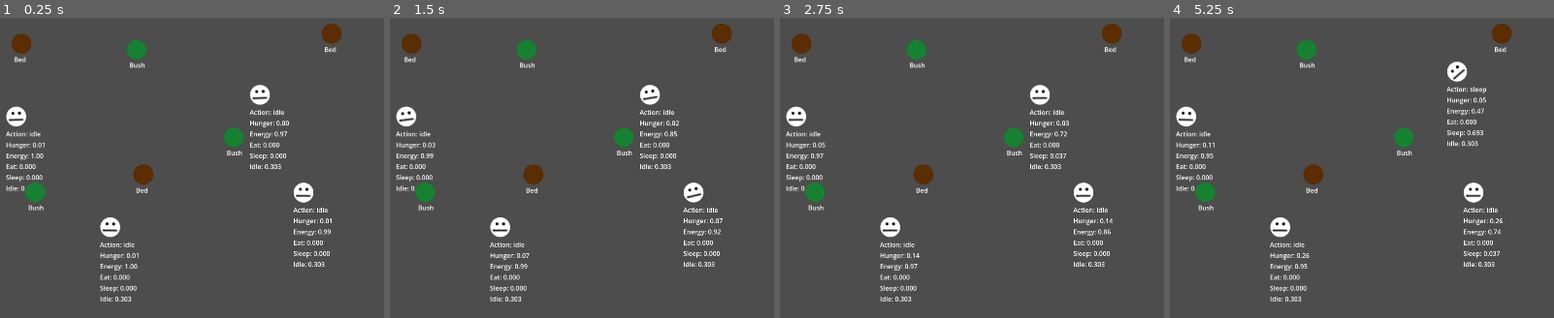
Above: before the commit, frames 1-4 (left to right).
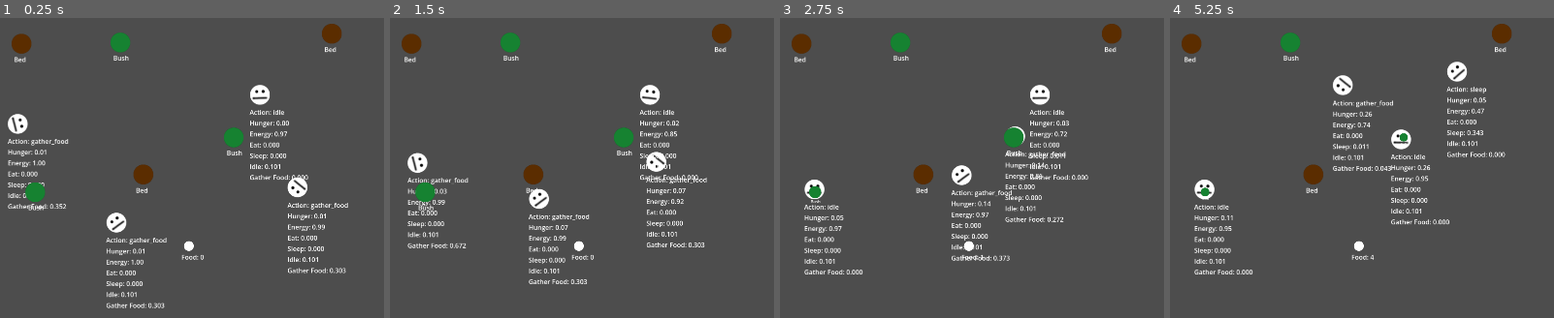
Above: after the commit, the same moments.

Repository: JKPearce/Little-Idiots-Simulator
Game: Godot game, scene res://main.tscn
The game is run twice, just before and just after one commit, with the same random seed, the same clock (stepped at 60 frames per second) and the same inputs.
Inputs:
- Up to frame 1 (0.25 s): no input
- Up to frame 2 (1.5 s): no input
- Up to frame 3 (2.75 s): no input
- Up to frame 4 (5.25 s): no input

The runs differ from the first frame. In frame 1, 5.6% of the frame differs, in the area x 1-91%, y 4-97%; in frame 2, 6.2%; in frame 3, 6.0%; in frame 4, 6.4%, in the area x 1-88%, y 4-95%.

Commit message:
Added gather_food action and storage considerations

Diff:
--- /dev/null
+++ b/entity/ai/utility/considerations/storage_has_item_consideration.gd
@@ -0,0 +1,12 @@
+extends UtilityAiConsideration
+class_name StorageHasItemConsideration
+
+@export var storage_key : String = ""
+
+
+func score() -> float:
+	if storage_key == "":
+		push_error("Storage key not set for '%s'" % name)
+		return 0.0
+
+	return 1.0 if WorldState.storage.get(storage_key, 0) > 0 else 0.0
--- /dev/null
+++ b/entity/ai/utility/considerations/storage_shortage_consideration.gd
@@ -0,0 +1,10 @@
+extends UtilityAiConsideration
+class_name StorageShortageConsideration
+
+@export var storage_key : String = ""
+@export var desired_amount := 5.0
+
+
+func score() -> float:
+	var item: int = WorldState.storage[storage_key]
+	return clampf(1.0 - item / desired_amount, 0.0, 1.0)
--- a/entity/entity.gd
+++ b/entity/entity.gd
@@ -37,12 +37,11 @@
 
 	match action_id:
 		"eat":
-			target = WorldState.get_closest_available_target("hunger", global_position, self)
+			target = WorldState.get_closest_available_target("storage", global_position, self)
 			if target == null:
 				current_action = "idle"
 				perform_action()
 				return
-			target.reserve(self)
 			current_action = action_id
 			perform_action()
 
@@ -55,6 +54,17 @@
 			target.reserve(self)
 			current_action = action_id
 			perform_action()
+
+		"gather_food":
+			target = WorldState.get_closest_available_target("hunger", global_position, self)
+			if target == null:
+				current_action = "idle"
+				perform_action()
+				return
+			target.reserve(self)
+			current_action = action_id
+			perform_action()
+
 
 		"idle":
 			if target:
--- a/entity/entity.tscn
+++ b/entity/entity.tscn
@@ -9,10 +9,13 @@
 [ext_resource type="Script" uid="uid://yjfvpd1y8evc" path="res://entity/ai/utility/utility_ai_brain.gd" id="7_ec552"]
 [ext_resource type="Script" uid="uid://dqvjl2k1slnfu" path="res://entity/ai/utility/utility_ai_action.gd" id="8_whxwk"]
 [ext_resource type="Script" uid="uid://cbdmtp5mor0ud" path="res://entity/ai/utility/considerations/hunger_consideration.gd" id="9_g2k83"]
+[ext_resource type="Script" uid="uid://b3d6ka2y5jolq" path="res://entity/ai/utility/utility_ai_aggregration.gd" id="10_wrmdn"]
 [ext_resource type="Script" uid="uid://cslegcksrqln2" path="res://entity/ai/utility/considerations/distance_to_closest_node_consideration.gd" id="11_f6k7f"]
 [ext_resource type="Script" uid="uid://d1gs7m5pr27pm" path="res://entity/ai/utility/considerations/idle_consideration.gd" id="12_f6k7f"]
+[ext_resource type="Script" uid="uid://cow05xj0frosc" path="res://entity/ai/utility/considerations/storage_has_item_consideration.gd" id="12_pkawc"]
 [ext_resource type="Script" uid="uid://c0eubyctdiemc" path="res://entity/ai/utility/considerations/node_available_consideration.gd" id="12_psl4n"]
 [ext_resource type="Script" uid="uid://cw3oscjihnmub" path="res://entity/ai/utility/considerations/energy_consideration.gd" id="12_qs5px"]
+[ext_resource type="Script" uid="uid://oiksqf1xsn5q" path="res://entity/ai/utility/considerations/storage_shortage_consideration.gd" id="15_k6a8k"]
 
 [sub_resource type="CircleShape2D" id="CircleShape2D_uqc13"]
 radius = 24.0
@@ -34,7 +37,11 @@
 point_count = 4
 
 [sub_resource type="Curve" id="Curve_psl4n"]
-_data = [Vector2(0, 0.30337083), 0.0, 0.0, 0, 0, Vector2(1, 0.30337083), 0.0, 0.0, 0, 0]
+_data = [Vector2(0, 0.10112369), 0.0, 0.0, 0, 0, Vector2(1, 0.10112369), 0.0, 0.0, 0, 0]
+point_count = 2
+
+[sub_resource type="Curve" id="Curve_ll4h2"]
+_data = [Vector2(0, 0), 0.0, 0.0, 0, 0, Vector2(1, 1), 0.0, 0.0, 0, 0]
 point_count = 2
 
 [node name="Entity" type="CharacterBody2D" unique_id=1437914156]
@@ -75,41 +82,47 @@
 [node name="eat" type="Node" parent="UtilityAiBrain" unique_id=2016616836]
 script = ExtResource("8_whxwk")
 
-[node name="HungerConsideration" type="Node" parent="UtilityAiBrain/eat" unique_id=1061801637 node_paths=PackedStringArray("entity")]
+[node name="Aggregation" type="Node" parent="UtilityAiBrain/eat" unique_id=1984472539]
+script = ExtResource("10_wrmdn")
+
+[node name="HungerConsideration" type="Node" parent="UtilityAiBrain/eat/Aggregation" unique_id=1061801637 node_paths=PackedStringArray("entity")]
 script = ExtResource("9_g2k83")
-entity = NodePath("../../..")
+entity = NodePath("../../../..")
 curve = SubResource("Curve_pkawc")
 
-[node name="DistanceConsideration" type="Node" parent="UtilityAiBrain/eat" unique_id=1150541048 node_paths=PackedStringArray("entity")]
+[node name="DistanceConsideration" type="Node" parent="UtilityAiBrain/eat/Aggregation" unique_id=1150541048 node_paths=PackedStringArray("entity")]
 script = ExtResource("11_f6k7f")
 target_group = "hunger"
-entity = NodePath("../../..")
+entity = NodePath("../../../..")
 curve = SubResource("Curve_f6k7f")
 
-[node name="AvailabilityConsideration" type="Node" parent="UtilityAiBrain/eat" unique_id=1085826760 node_paths=PackedStringArray("entity")]
-script = ExtResource("12_psl4n")
-target_group = "hunger"
-entity = NodePath("../../..")
+[node name="StorageHasItemConsideration" type="Node" parent="UtilityAiBrain/eat/Aggregation" unique_id=1085826760]
+script = ExtResource("12_pkawc")
+storage_key = "food"
+requires_entity = false
 curve = SubResource("Curve_qs5px")
 
 [node name="sleep" type="Node" parent="UtilityAiBrain" unique_id=1027185326]
 script = ExtResource("8_whxwk")
 
-[node name="EnergyConsideration" type="Node" parent="UtilityAiBrain/sleep" unique_id=1055821472 node_paths=PackedStringArray("entity")]
+[node name="Aggregation" type="Node" parent="UtilityAiBrain/sleep" unique_id=1641334464]
+script = ExtResource("10_wrmdn")
+
+[node name="EnergyConsideration" type="Node" parent="UtilityAiBrain/sleep/Aggregation" unique_id=1055821472 node_paths=PackedStringArray("entity")]
 script = ExtResource("12_qs5px")
-entity = NodePath("../../..")
+entity = NodePath("../../../..")
 curve = SubResource("Curve_k6a8k")
 
-[node name="DistanceConsideration" type="Node" parent="UtilityAiBrain/sleep" unique_id=187680760 node_paths=PackedStringArray("entity")]
+[node name="DistanceConsideration" type="Node" parent="UtilityAiBrain/sleep/Aggregation" unique_id=187680760 node_paths=PackedStringArray("entity")]
 script = ExtResource("11_f6k7f")
 target_group = "energy"
-entity = NodePath("../../..")
+entity = NodePath("../../../..")
 curve = SubResource("Curve_f6k7f")
 
-[node name="AvailabilityConsideration" type="Node" parent="UtilityAiBrain/sleep" unique_id=757720551 node_paths=PackedStringArray("entity")]
+[node name="AvailabilityConsideration" type="Node" parent="UtilityAiBrain/sleep/Aggregation" unique_id=757720551 node_paths=PackedStringArray("entity")]
 script = ExtResource("12_psl4n")
 target_group = "energy"
-entity = NodePath("../../..")
+entity = NodePath("../../../..")
 curve = SubResource("Curve_qs5px")
 
 [node name="idle" type="Node" parent="UtilityAiBrain" unique_id=548316253]
@@ -120,3 +133,27 @@
 entity = NodePath("../../..")
 requires_entity = false
 curve = SubResource("Curve_psl4n")
+
+[node name="gather_food" type="Node" parent="UtilityAiBrain" unique_id=538552701]
+script = ExtResource("8_whxwk")
+
+[node name="Aggregation" type="Node" parent="UtilityAiBrain/gather_food" unique_id=1679430624]
+script = ExtResource("10_wrmdn")
+
+[node name="StorageShortageConsideration" type="Node" parent="UtilityAiBrain/gather_food/Aggregation" unique_id=1966260204]
+script = ExtResource("15_k6a8k")
+storage_key = "food"
+requires_entity = false
+curve = SubResource("Curve_ll4h2")
+
+[node name="DistanceConsideration" type="Node" parent="UtilityAiBrain/gather_food/Aggregation" unique_id=983239606 node_paths=PackedStringArray("entity")]
+script = ExtResource("11_f6k7f")
+target_group = "hunger"
+entity = NodePath("../../../..")
+curve = SubResource("Curve_f6k7f")
+
+[node name="AvailabilityConsideration" type="Node" parent="UtilityAiBrain/gather_food/Aggregation" unique_id=1212233959 node_paths=PackedStringArray("entity")]
+script = ExtResource("12_psl4n")
+target_group = "hunger"
+entity = NodePath("../../../..")
+curve = SubResource("Curve_qs5px")
--- a/main.tscn
+++ b/main.tscn
@@ -3,6 +3,7 @@
 [ext_resource type="PackedScene" uid="uid://d1wxee1h5fkm3" path="res://entity/entity.tscn" id="1_ig7tw"]
 [ext_resource type="PackedScene" uid="uid://bnv5pr5h4miei" path="res://world/interactables/energy/bed.tscn" id="2_h2yge"]
 [ext_resource type="PackedScene" uid="uid://dql2uwose0qlk" path="res://world/interactables/hunger/bush.tscn" id="3_1bvp3"]
+[ext_resource type="PackedScene" uid="uid://b88wbf80qel17" path="res://world/interactables/storage/storage.tscn" id="4_1bvp3"]
 
 [node name="Main" type="Node2D" unique_id=2144949237]
 
@@ -28,27 +29,21 @@
 
 [node name="Bed" parent="World" unique_id=1288856914 instance=ExtResource("2_h2yge")]
 position = Vector2(1002, 89)
-quality = 0.8
 
 [node name="Bed2" parent="World" unique_id=532419798 instance=ExtResource("2_h2yge")]
 position = Vector2(535, 439)
-quality = 0.2
 
 [node name="Bed3" parent="World" unique_id=325263823 instance=ExtResource("2_h2yge")]
 position = Vector2(233, 114)
-quality = 0.6
 
 [node name="Bush" parent="World" unique_id=891918958 instance=ExtResource("3_1bvp3")]
-position = Vector2(518, 129)
-quality = null
-can_be_used = null
+position = Vector2(478, 111)
 
 [node name="Bush2" parent="World" unique_id=1268340270 instance=ExtResource("3_1bvp3")]
 position = Vector2(759, 347)
-quality = 0.5
-can_be_used = null
 
 [node name="Bush3" parent="World" unique_id=60905528 instance=ExtResource("3_1bvp3")]
 position = Vector2(267, 483)
-quality = 0.8
-can_be_used = null
+
+[node name="Storage" parent="." unique_id=1852298509 instance=ExtResource("4_1bvp3")]
+position = Vector2(648, 617)
--- a/world/WorldState.gd
+++ b/world/WorldState.gd
@@ -3,6 +3,12 @@
 var interactable_target_nodes := {
 	"hunger": [],
 	"energy": [],
+	"storage" : [],
+}
+
+var storage :={
+	"food" : 0,
+	"wood" : 0
 }
 
 
--- a/world/interactables/energy/bed.tscn
+++ b/world/interactables/energy/bed.tscn
@@ -6,6 +6,7 @@
 [node name="Bed" type="Node2D" unique_id=1288856914 groups=["energy"]]
 script = ExtResource("1_c32mu")
 target_group = "energy"
+quality = 0.8
 
 [node name="Circle" type="Sprite2D" parent="." unique_id=202492710]
 modulate = Color(0.35623822, 0.17648593, 0, 1)
--- a/world/interactables/hunger/bush.gd
+++ b/world/interactables/hunger/bush.gd
@@ -1,14 +1,15 @@
 extends Interactable
 class_name Bush
 
+@export var respawn_time: = 1.0
 
 func interact(entity: Entity) -> void:
-	print(entity, " is interacting with Bush")
-	entity.needs[Entity.NEED.HUNGER] = clampf(
-		entity.needs[Entity.NEED.HUNGER] - quality,
-		0.0,
-		1.0
-	)
+	if not useable:
+		return
+
+	print(entity, " is gathering food from Bush")
+
+	WorldState.storage["food"] += 1
 
 	useable = false
 	start_respawn()
@@ -16,7 +17,7 @@
 
 func start_respawn() -> void:
 	%AnimationPlayer.play("despawn")
-	await %RespawnTimer.timeout
+	%RespawnTimer.start(respawn_time)
 
 
 
--- a/world/interactables/hunger/bush.tscn
+++ b/world/interactables/hunger/bush.tscn
@@ -101,6 +101,6 @@
 
 [node name="RespawnTimer" type="Timer" parent="." unique_id=798107380]
 unique_name_in_owner = true
-wait_time = 5.0
+one_shot = true
 
 [connection signal="timeout" from="RespawnTimer" to="." method="_on_respawn_timer_timeout"]
--- /dev/null
+++ b/world/interactables/storage/storage.gd
@@ -0,0 +1,17 @@
+extends Interactable
+class_name Storage
+
+func interact(entity: Entity) -> void:
+	if WorldState.storage.get("food", 0) <= 0:
+		return
+
+	WorldState.storage["food"] -= 1
+
+	entity.needs[Entity.NEED.HUNGER] = clampf(
+		entity.needs[Entity.NEED.HUNGER] - 0.8,
+		0.0,
+		1.0
+	)
+
+func _process(delta: float) -> void:
+	%Storage.text = "Food: " + str(WorldState.storage["food"])
--- /dev/null
+++ b/world/interactables/storage/storage.tscn
@@ -0,0 +1,19 @@
+[gd_scene format=3 uid="uid://b88wbf80qel17"]
+
+[ext_resource type="Script" uid="uid://cdxb8xksrsl3n" path="res://world/interactables/storage/storage.gd" id="1_5i5pv"]
+[ext_resource type="Texture2D" uid="uid://b88m1dlti8ktj" path="res://circle.png" id="2_xk8uf"]
+
+[node name="Storage" type="Node2D" unique_id=1852298509]
+script = ExtResource("1_5i5pv")
+target_group = "storage"
+
+[node name="Circle" type="Sprite2D" parent="." unique_id=1569779951]
+scale = Vector2(0.5, 0.5)
+texture = ExtResource("2_xk8uf")
+
+[node name="Storage" type="Label" parent="." unique_id=737193545]
+unique_name_in_owner = true
+offset_left = -18.0
+offset_top = 16.0
+offset_right = 22.0
+offset_bottom = 39.0
Not shown, added: entity/ai/utility/considerations/storage_has_item_consideration.gd.uid
Not shown, added: entity/ai/utility/considerations/storage_shortage_consideration.gd.uid
Not shown, added: world/interactables/storage/storage.gd.uid
